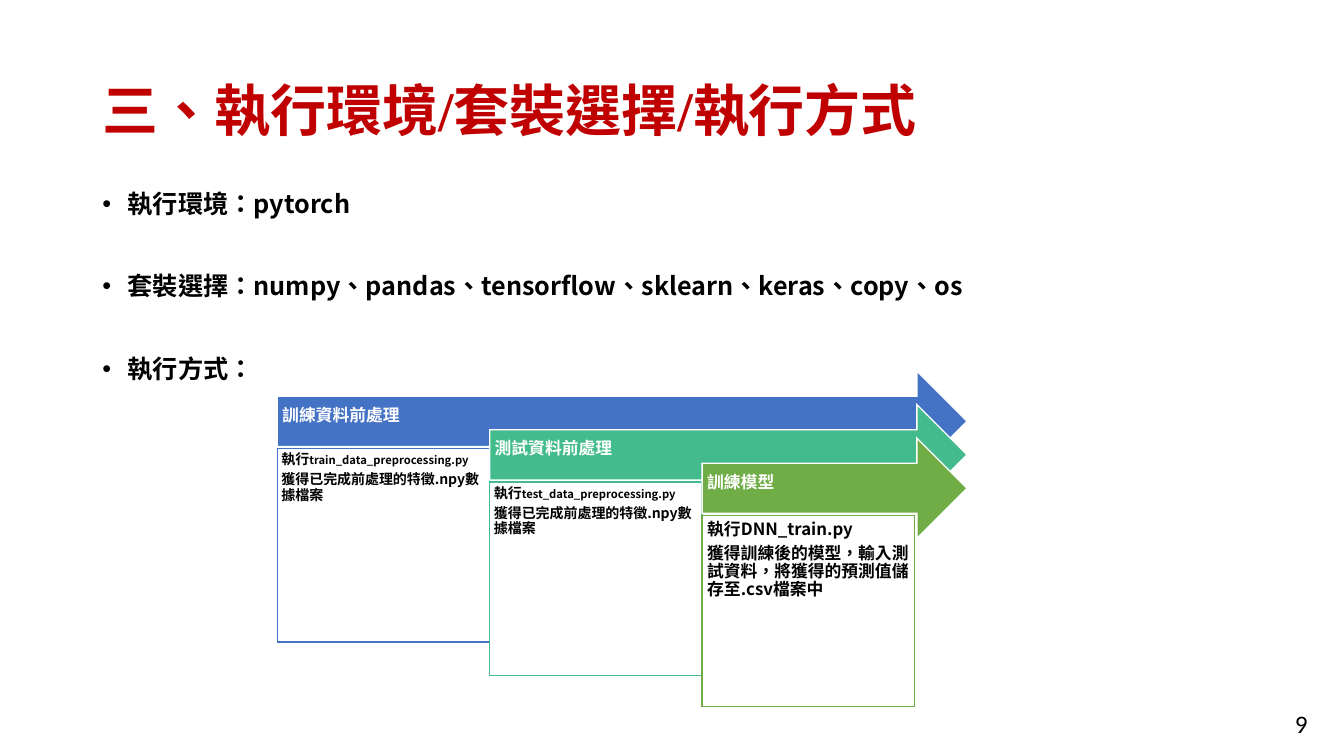
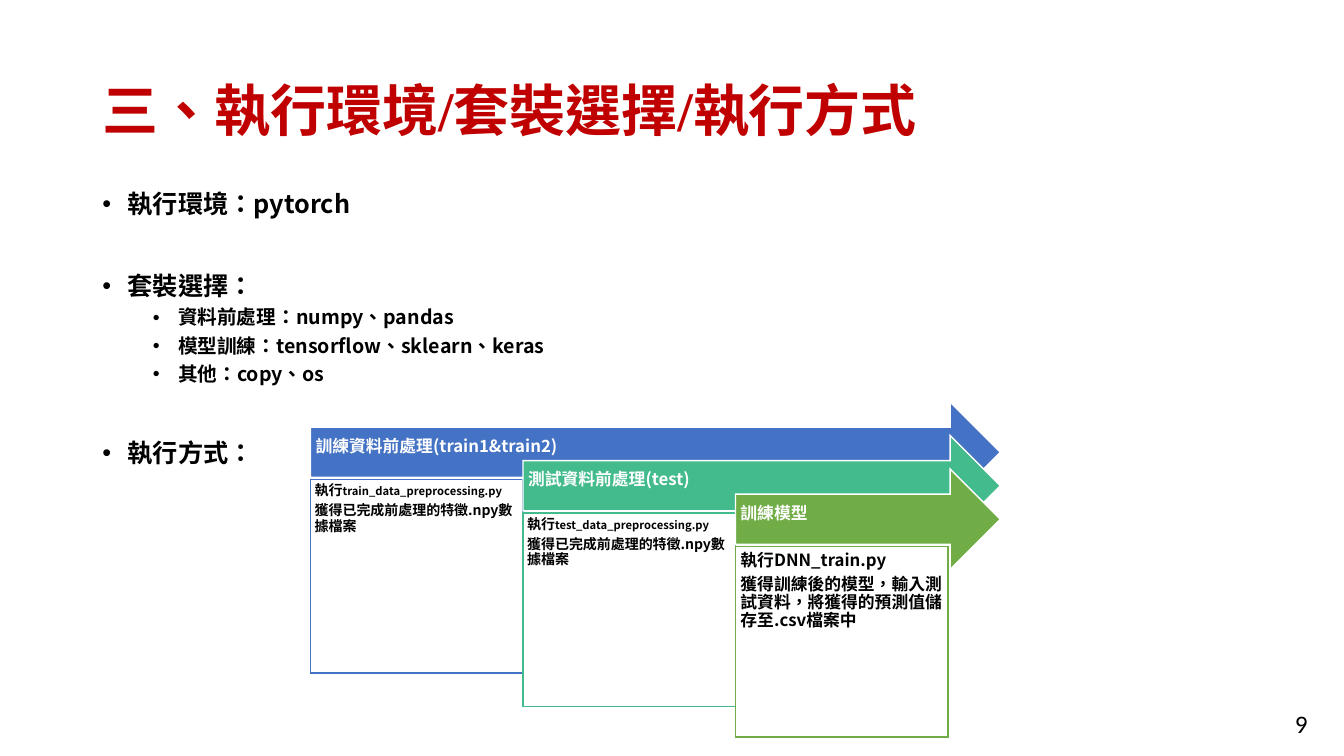
Before and after one commit to FuJasmine/imbd2022final, a slide deck: slide 9 of 111052_projectB_report.pptx. Drawn at 1344x756 pixels with LibreOffice and Linux fonts; fonts in the diff are those of the drawing. Boxes give left, top, right and bottom in pixels: in the first picture for what was removed or moved away, otherwise in the second. Text is boxed around its words. In the diff, an @@ line names an element or a change of style, - is before the commit and + after.

```diff
--- a/111052_projectB_report.pptx
+++ b/111052_projectB_report.pptx
@@ text at box(128, 273, 544, 386): text changed; size 18 to 14 pt @@
-• 套裝選擇：numpy、pandas、tensorflow、sklearn、keras、copy、os
+• 套裝選擇：
+  • 資料前處理：numpy、pandas
+  • 模型訓練：tensorflow、sklearn、keras
+  • 其他：copy、os
@@ text at box(316, 437, 558, 455): text changed @@
-訓練資料前處理
+訓練資料前處理(train1&train2)
@@ 4 texts, 3 rectangles, 3 right arrows: place and size @@
-4 texts, 3 rectangles, 3 right arrows at box(277, 371, 968, 707)
+4 texts, 3 rectangles, 3 right arrows at box(311, 402, 1001, 737)
@@ text at box(528, 470, 690, 488): text changed @@
-測試資料前處理
+測試資料前處理(test)
```
Also in this commit, not shown: 1 other slide changed.
